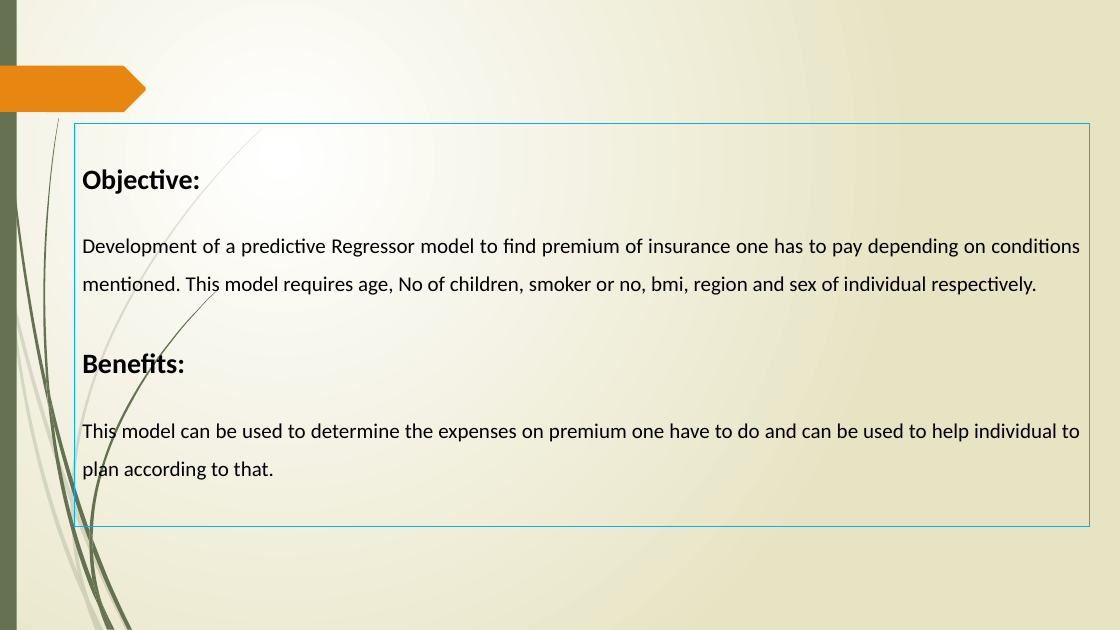
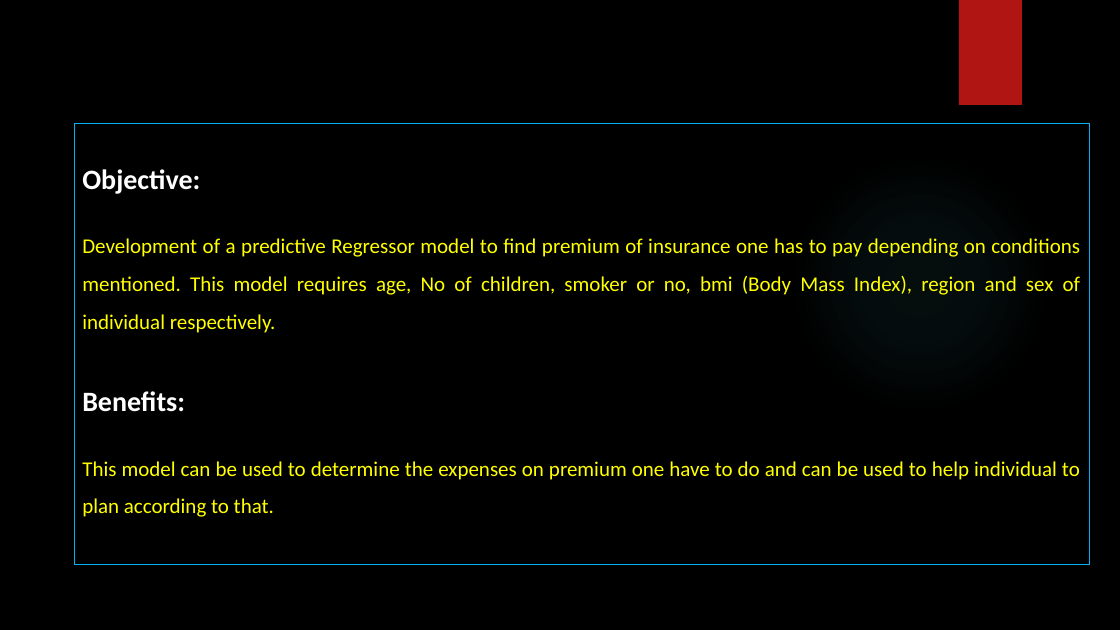
Before and after one commit to VaibhavJoshi95/Internship-InsurancePremiumPrediction, a slide deck: slide 2 of Documents/Insurance Premium Prediction.pptx. Drawn at 1120x630 pixels with LibreOffice and Linux fonts; fonts in the diff are those of the drawing; background and template pictures are left out. Boxes give left, top, right and bottom in pixels: in the first picture for what was removed or moved away, otherwise in the second. Text is boxed around its words. In the diff, an @@ line names an element or a change of style, - is before the commit and + after.

```diff
--- a/Documents/Insurance Premium Prediction.pptx
+++ b/Documents/Insurance Premium Prediction.pptx
@@ background gradient #FFFFFF to #E8E6C4 to picture (left out) @@
@@ rectangle removed at (0, 0, 17, 630) @@
@@ rectangle added at (959, 0, 1022, 105), fill #B01513 @@
@@ freeform shape removed at (0, 66, 146, 112) @@
@@ rectangle "Objective:": place and size @@
-rectangle "Objective:" at (74, 124, 1090, 527)
+rectangle "Objective:" at (74, 124, 1090, 565)
@@ text in rectangle at (82, 169, 1080, 517): text colour #000000 to #FFFFFF in "Objective:", "Benefits:"; text colour #000000 to #FFFF00 in "This model can be used to determine ..." @@
@@ ellipse added at (791, 154, 1049, 413), fill gradient #50B9C1 @@
@@ text in rectangle at (82, 238, 1080, 333): text changed; text colour #000000 to #FFFF00 @@
-Development of a predictive Regressor model to find premium of insurance one has to pay depending on conditions mentioned. This model requires age, No of children, smoker or no, bmi, region and sex of individual respectively.
+Development of a predictive Regressor model to find premium of insurance one has to pay depending on conditions mentioned. This model requires age, No of children, smoker or no, bmi (Body Mass Index), region and sex of individual respectively.
@@ group removed at (0, 129, 262, 630): 10 freeform shapes @@
@@ group removed at (3, 0, 218, 630): 12 freeform shapes @@
```
Also in this commit, not shown: 11 other slides changed, 1 slide added, 4 other files.
